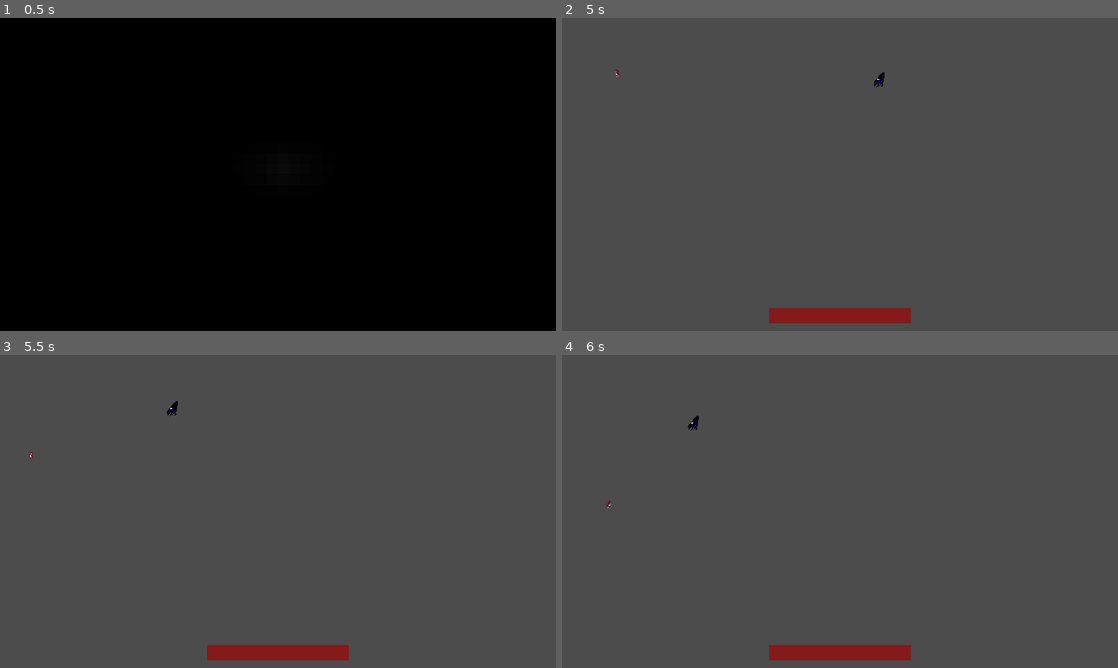
Above: before the commit, frames 1-4 (two rows, left to right).
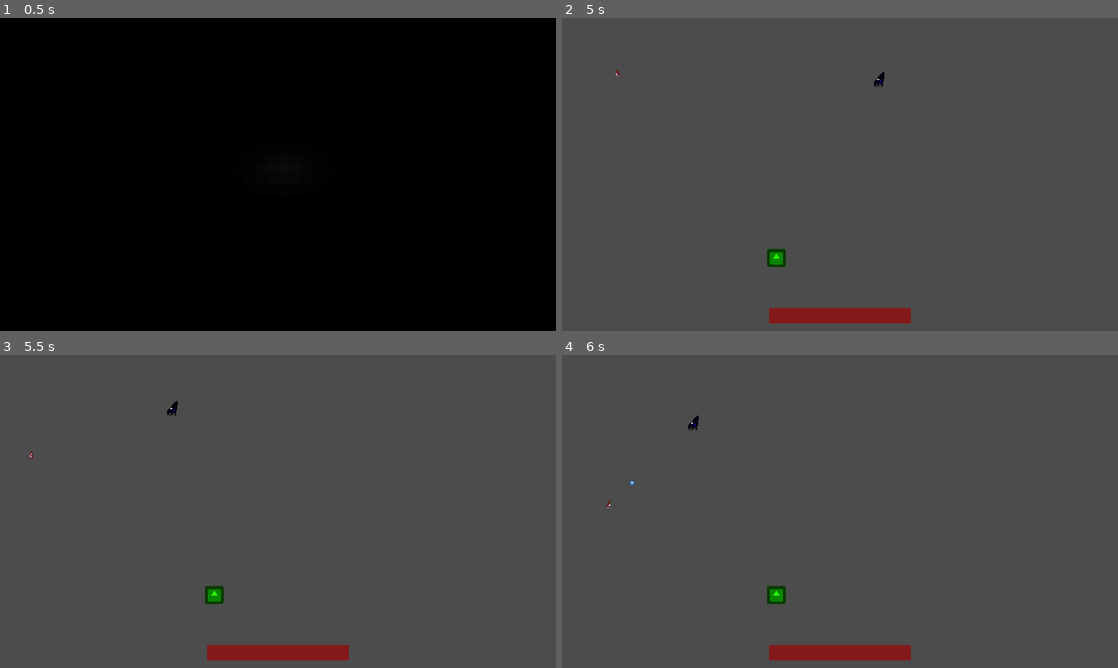
Above: after the commit, the same moments.

Repository: LadyVolk/The-Modern-Triad
Game: Godot game, scene res://Bosses/Anxiety/Level2.tscn
Same seed, same stepped clock (60 frames per second), same inputs: the game is played once before the commit and once after it. This scene is started directly instead of the project's main scene. The engine's default icon, where the game draws it, is replaced by a stand-in: a white triangle on a blue panel in a dark square. Sound files missing from this copy of the repository are replaced by a short silence.
Inputs (mouse positions are in pixels of both pictures, inside the frame that each line leads up to):
- Up to frame 1 (0.5 s): no input
- Up to frame 2 (5 s): tap Enter at 0.5 s; move the mouse to (962, 158) at 0.52 s; press the mouse at (962, 158) at 0.53 s; hold D (player_right) 0.53-1.28 s; move the mouse to (728, 190) at 1.27 s; release the mouse at (728, 190) at 1.28 s; hold S (player_down) 1.28-2.03 s; right-click (728, 190) at 1.35 s; click (728, 190) at 1.55 s; move the mouse to (895, 105) at 2.02 s; hold D (player_right) 2.03-2.78 s; hold Space (player_dash) 2.03-2.78 s; click (895, 105) at 2.3 s; move the mouse to (812, 237) at 2.77 s; hold W (player_up) 2.78-3.53 s; click (812, 237) at 2.85 s; move the mouse to (1006, 221) at 3.52 s; press the mouse at (1006, 221) at 3.53 s; hold A (player_left) from 3.53 s (still down); move the mouse to (673, 127) at 4.27 s; release the mouse at (673, 127) at 4.28 s; right-click (673, 127) at 4.35 s; click (673, 127) at 4.55 s
- Up to frame 3 (5.5 s): move the mouse to (305, 511) at 5.02 s; release A (player_left) at 5.03 s; hold S (player_down) from 5.03 s (still down); hold Space (player_dash) from 5.03 s (still down); click (305, 511) at 5.3 s
- Up to frame 4 (6 s): move the mouse to (756, 433) at 5.77 s; release S (player_down) at 5.78 s; release Space (player_dash) at 5.78 s; hold D (player_right) from 5.78 s (still down); click (756, 433) at 5.85 s

Frame 1 is identical in both runs. In frame 2, 0.2% of the frame differs, in the area x 36-41%, y 73-80%; in frame 3, 0.2%; in frame 4, 0.2%, in the area x 12-41%, y 40-80%.

Commit message:
created meditation drops to stop the boss

Diff:
--- a/game/Bosses/Anxiety/Anxiety.gd
+++ b/game/Bosses/Anxiety/Anxiety.gd
@@ -10,6 +10,7 @@
 var invincible = false
 var boss_state = 1
 var player = null
+var boss_stop = false
 
 export var health = 200
 
@@ -19,7 +20,7 @@
 
 
 func _physics_process(delta):
-	if target_destination and not invincible and not Global.freeze:
+	if target_destination and not invincible and not Global.freeze and not boss_stop:
 		var how_much = delta*speed
 
 		var move_x = how_much_to_move(target_destination.x, position.x, how_much)
@@ -92,3 +93,10 @@
 func _on_Attack_area_body_entered(body):
 	if body.is_in_group("player"):
 		emit_signal("anxiety_attack", 25)
+
+
+func stop_boss():
+	boss_stop = true
+	$MeditationTimer.start()
+	yield($MeditationTimer, "timeout")
+	boss_stop = false
--- a/game/Bosses/Anxiety/Anxiety.tscn
+++ b/game/Bosses/Anxiety/Anxiety.tscn
@@ -169,5 +169,9 @@
 position = Vector2( 27.1321, -27.1321 )
 scale = Vector2( 10, 10 )
 shape = SubResource( 5 )
+
+[node name="MeditationTimer" type="Timer" parent="."]
+wait_time = 5.0
+autostart = true
 [connection signal="timeout" from="TimerPosition" to="." method="_on_TimerPosition_timeout"]
 [connection signal="body_entered" from="Attack_area" to="." method="_on_Attack_area_body_entered"]
--- a/game/Bosses/Anxiety/Level2.gd
+++ b/game/Bosses/Anxiety/Level2.gd
@@ -2,12 +2,12 @@
 
 
 const PROJECTILE = preload("res://PlayerStuff/Projectile.tscn")
+const MEDITATION = preload("res://Bosses/Anxiety/Meditation.tscn")
 
 onready var player = $Player
 onready var boss = $Anxiety
 
-var max_delusions = 2
-
+var can_shoot = true
 var times_moved = 0
 
 enum REGION {left, right}
@@ -17,6 +17,7 @@
 	player.connect("update_health", $GameHUD, "update_health")
 	player.connect("set_HUD", $GameHUD, "set_HUD")
 	player.connect("died", self, "_on_player_died")
+	player.connect("stop_boss", boss, "stop_boss")
 	boss.connect("new_target_position", self, "get_boss_position")
 	boss.connect("anxiety_attack", player, "take_damage")
 	boss.player = player
@@ -34,11 +35,13 @@
 
 
 func player_shoot(pos, direction):
-	var new_projectile = PROJECTILE.instance()
-	$Projectiles.add_child(new_projectile)
-	new_projectile.position = pos
-	new_projectile.direction = direction
-
+	if can_shoot:
+		var new_projectile = PROJECTILE.instance()
+		$Projectiles.add_child(new_projectile)
+		new_projectile.position = pos
+		new_projectile.direction = direction
+		$TimerShoot.start()
+		can_shoot = false
 
 func random_position():
 	times_moved += 1
@@ -75,3 +78,36 @@
 
 func _on_AnimationPlayer_animation_finished(_anim_name):
 	Global.freeze = false
+
+
+func _on_Timer_timeout():
+	can_shoot = true
+
+
+func create_meditation():
+	var new_meditation
+
+	randomize()
+	var which_area
+	if $Meditations.get_child_count() == 0:
+		new_meditation = MEDITATION.instance()
+		$Meditations.add_child(new_meditation)
+		if randf() >= 0.5:
+			which_area = $BoostSpawnAreaL
+			new_meditation.region = REGION.left
+		else:
+			which_area = $BoostSpawnAreaR
+			new_meditation.region = REGION.right
+	else:
+		return
+
+	var shape = which_area.get_node("CollisionShape").shape
+
+	new_meditation.position.x = rand_range(which_area.position.x-shape.extents.x,
+									which_area.position.x+shape.extents.x)
+	new_meditation.position.y = rand_range(which_area.position.y-shape.extents.y,
+									which_area.position.y+shape.extents.y)
+
+
+func _on_TimerMeditation_timeout():
+	create_meditation()
--- a/game/Bosses/Anxiety/Level2.tscn
+++ b/game/Bosses/Anxiety/Level2.tscn
@@ -89,6 +89,8 @@
 [node name="Level" type="Node2D"]
 script = ExtResource( 1 )
 
+[node name="Meditations" type="Node" parent="."]
+
 [node name="GameHUD" parent="." instance=ExtResource( 3 )]
 
 [node name="ArenaWalls" type="StaticBody2D" parent="." groups=[
@@ -167,4 +169,13 @@
 [node name="Anxiety" parent="." instance=ExtResource( 7 )]
 position = Vector2( 1026.29, 426.148 )
 scale = Vector2( 0.2, 0.2 )
+
+[node name="TimerShoot" type="Timer" parent="."]
+wait_time = 5.0
+
+[node name="TimerMeditation" type="Timer" parent="."]
+wait_time = 5.0
+autostart = true
 [connection signal="animation_finished" from="Shaders/Pixel/AnimationPlayer" to="." method="_on_AnimationPlayer_animation_finished"]
+[connection signal="timeout" from="TimerShoot" to="." method="_on_Timer_timeout"]
+[connection signal="timeout" from="TimerMeditation" to="." method="_on_TimerMeditation_timeout"]
--- /dev/null
+++ b/game/Bosses/Anxiety/Meditation.gd
@@ -0,0 +1,17 @@
+extends Node2D
+
+var region
+
+func _ready():
+	pass
+
+
+func _on_Area2D_body_entered(body):
+	if body.is_in_group("player"):
+		activate(body)
+
+
+func activate(player):
+	AudioManager.play_sfx("speed_boost", 0.2)
+	player.send_stop_signal = true
+	queue_free()
--- /dev/null
+++ b/game/Bosses/Anxiety/Meditation.tscn
@@ -0,0 +1,21 @@
+[gd_scene load_steps=4 format=2]
+
+[ext_resource path="res://icon.png" type="Texture" id=1]
+[ext_resource path="res://Bosses/Anxiety/Meditation.gd" type="Script" id=2]
+
+[sub_resource type="RectangleShape2D" id=1]
+extents = Vector2( 33.8463, 33.3406 )
+
+[node name="Meditation" type="Node2D"]
+script = ExtResource( 2 )
+
+[node name="Area2D" type="Area2D" parent="."]
+collision_mask = 2
+
+[node name="CollisionShape2D" type="CollisionShape2D" parent="Area2D"]
+shape = SubResource( 1 )
+
+[node name="Sprite" type="Sprite" parent="."]
+modulate = Color( 0.168627, 0.956863, 0.0313726, 1 )
+texture = ExtResource( 1 )
+[connection signal="body_entered" from="Area2D" to="." method="_on_Area2D_body_entered"]
--- a/game/PlayerStuff/Player.gd
+++ b/game/PlayerStuff/Player.gd
@@ -4,6 +4,7 @@
 signal update_health
 signal set_HUD
 signal died
+signal stop_boss
 
 onready var image = $Image
 onready var animation = $AnimationPlayer
@@ -32,6 +33,7 @@
 var died = false
 var sprite_direction = "bottom"
 var disable = false
+var send_stop_signal = false
 
 const melee_damage = 5
 const dash_time = 0.2
@@ -51,9 +53,14 @@
 	elif mode == "transition":
 		$Camera.current = true
 		$Camera.zoom = Vector2(0.5, 0.5)
+
+
 func _process(delta):
 	if disable or Global.freeze:
 		return
+	if send_stop_signal:
+		emit_signal("stop_boss")
+		send_stop_signal = false
 
 	var mov_vector = Vector2(0, 0)
 	if Input.is_action_pressed("player_up"):
@@ -99,9 +106,9 @@
 			dash()
 		elif event.is_action_pressed("melee_attack"):
 			melee_attack()
-		if mode == "anxiety":
-			if event.is_action_pressed("shoot"):
-				emit_signal("shoot", position, get_player_direction())
+	if mode == "anxiety":
+		if event.is_action_pressed("shoot"):
+			emit_signal("shoot", position, get_player_direction())
 
 
 func get_player_direction():
--- a/game/PlayerStuff/Projectile.gd
+++ b/game/PlayerStuff/Projectile.gd
@@ -3,7 +3,7 @@
 class_name Projectile
 
 var direction
-export var speed = 30000
+export var speed = 1000
 
 func _ready():
 	direction = Vector2()
--- a/game/PlayerStuff/Projectile.tscn
+++ b/game/PlayerStuff/Projectile.tscn
@@ -1,6 +1,7 @@
-[gd_scene load_steps=3 format=2]
+[gd_scene load_steps=4 format=2]
 
 [ext_resource path="res://PlayerStuff/Projectile.gd" type="Script" id=1]
+[ext_resource path="res://icon.png" type="Texture" id=2]
 
 [sub_resource type="CircleShape2D" id=1]
 
@@ -8,5 +9,10 @@
 collision_mask = 5
 script = ExtResource( 1 )
 
+[node name="Sprite" type="Sprite" parent="."]
+position = Vector2( 0.170273, -0.510841 )
+scale = Vector2( 0.3, 0.3 )
+texture = ExtResource( 2 )
+
 [node name="CollisionShape2D" type="CollisionShape2D" parent="."]
 shape = SubResource( 1 )
